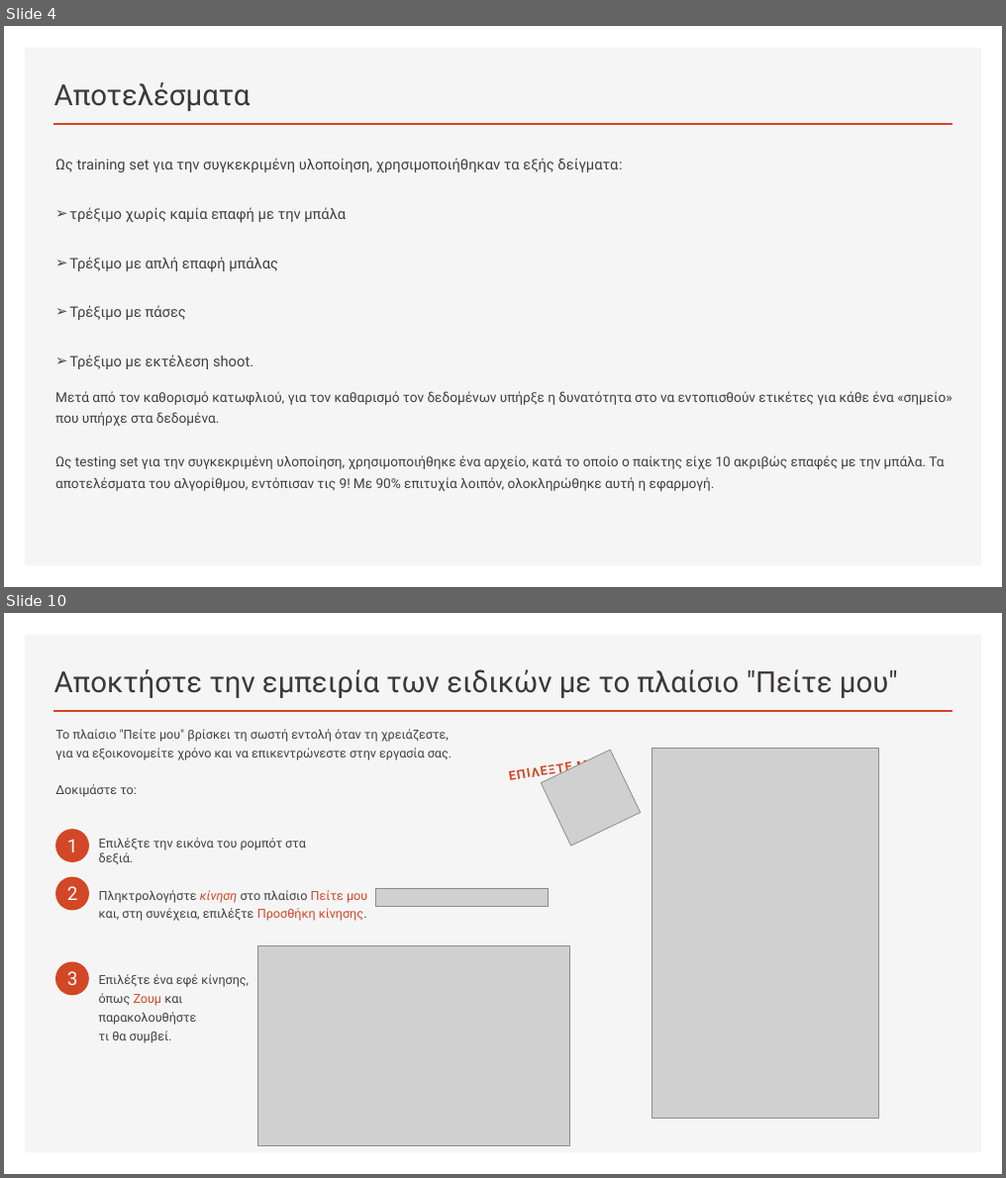
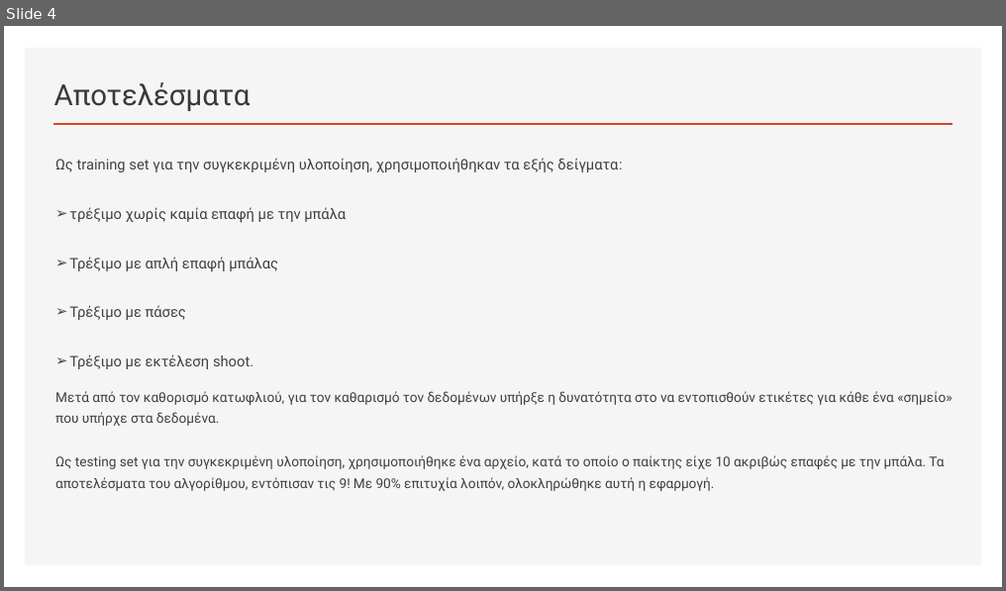
Before and after one commit to nikosbampis/Machine-Learning, a slide deck: machine-learning-12-13.pptx. Shown one above the other, each under a label of ours: slides 4 and 10 before the commit, slide 4 after it; the slides between them are not shown. The pictures are 1006x1178 and 1006x591 pixels, drawn with LibreOffice and Linux fonts; fonts in the diff are those of the drawing; grey boxes stand for pictures. Boxes give left, top, right and bottom in pixels: in the first picture for what was removed or moved away, otherwise in the second. Text is boxed around its words. In the diff, an @@ line names an element or a change of style, - is before the commit and + after.

```diff
--- a/machine-learning-12-13.pptx
+++ b/machine-learning-12-13.pptx
@@ slide 10 removed at [4,613,1002,1174], background #FFFFFF; not listed: 2 template elements that a slide beside it also shows @@
@@ title removed at [54,669,898,698] @@
-Αποκτήστε την εμπειρία των ειδικών με το πλαίσιο "Πείτε μου"
@@ text removed at [55,729,451,797] @@
-Το πλαίσιο "Πείτε μου" βρίσκει τη σωστή εντολή όταν τη χρειάζεστε,
-για να εξοικονομείτε χρόνο και να επικεντρώνεστε στην εργασία σας.
-Δοκιμάστε το:
@@ picture removed at [541,750,641,846] @@
@@ text removed at [577,757,596,765] @@
-ΕΠΙΛΕΞΤΕ ΜΕ
@@ picture removed at [651,748,879,1119] @@
@@ ellipse removed at [55,830,89,863] @@
@@ text removed at [67,839,78,853] @@
-1
@@ text removed at [99,838,306,864] @@
-Επιλέξτε την εικόνα του ρομπότ στα δεξιά.
@@ ellipse removed at [55,877,89,911] @@
@@ text removed at [67,886,78,900] @@
-2
@@ text removed at [99,890,367,921] @@
-Πληκτρολογήστε κίνηση στο πλαίσιο Πείτε μου και, στη συνέχεια, επιλέξτε Προσθήκη κίνησης.
@@ picture removed at [376,888,548,906] @@
@@ ellipse removed at [55,961,89,995] @@
@@ picture removed at [258,947,570,1146] @@
@@ text removed at [67,971,78,985] @@
-3
@@ text removed at [99,974,249,1044] @@
-Επιλέξτε ένα εφέ κίνησης, όπως Ζουμ και παρακολουθήστε
-τι θα συμβεί.
```
Also in this commit, not shown: 4 slides changed, 4 slides added, 4 other slides removed.
